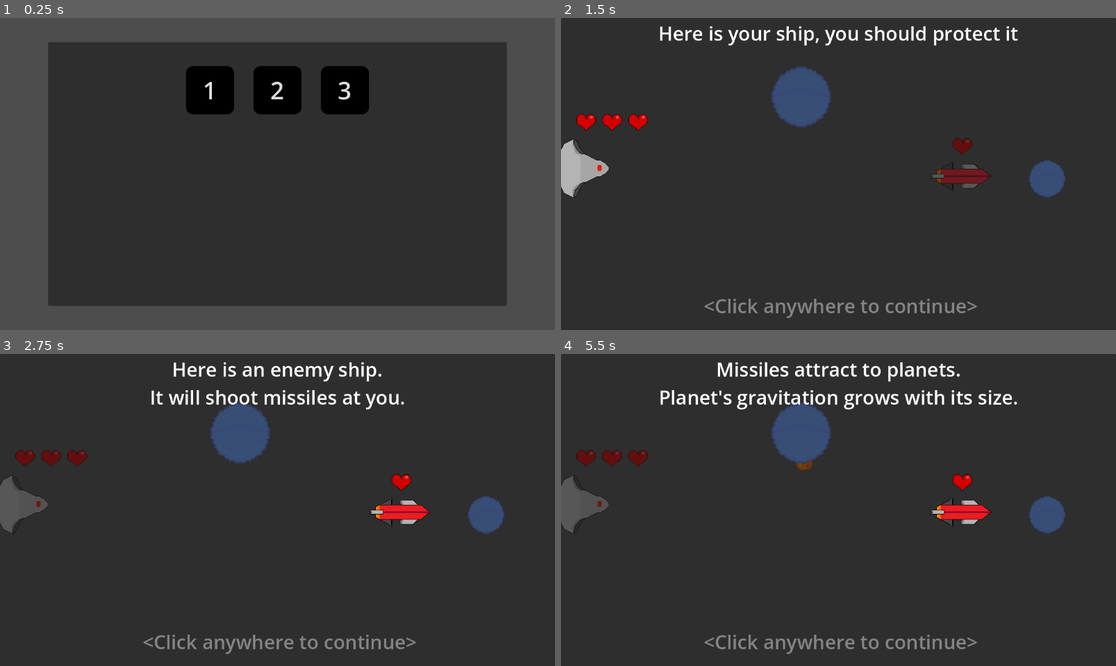
Above: before the commit, frames 1-4 (two rows, left to right).
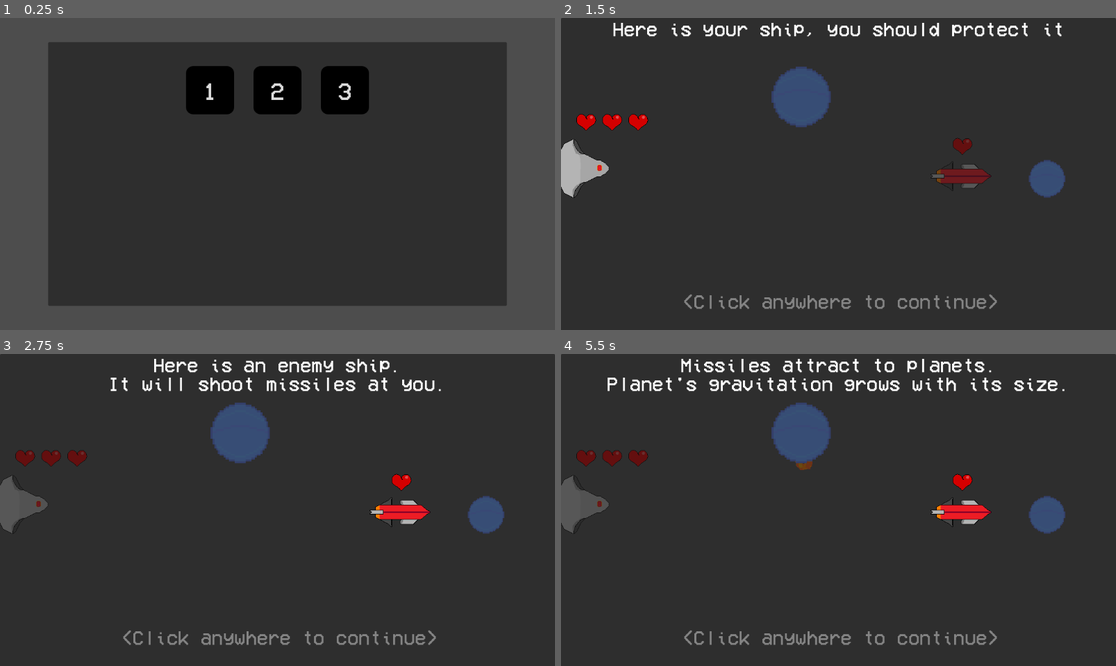
Above: after the commit, the same moments.

Repository: farkon00/GMTK2024
Game: Godot game, scene res://Main.tscn
Two runs of this game, one before a commit and one after it. Both use one fixed random seed, a clock stepped at 60 frames per second and the inputs below.
Inputs (mouse positions are in pixels of both pictures, inside the frame that each line leads up to):
- Up to frame 1 (0.25 s): no input
- Up to frame 2 (1.5 s): click "1" at 0.5 s; tap Enter at 1.25 s; move the mouse to (960, 158) at 1.27 s; click (960, 158) at 1.42 s
- Up to frame 3 (2.75 s): tap Enter at 2 s; move the mouse to (166, 525) at 2.02 s; click (166, 525) at 2.17 s
- Up to frame 4 (5.5 s): tap Enter at 2.75 s; move the mouse to (894, 441) at 2.77 s; click (894, 441) at 2.92 s; move the mouse to (810, 572) at 3.52 s; click (810, 572) at 3.67 s; move the mouse to (1005, 556) at 4.27 s; click (1005, 556) at 4.42 s; move the mouse to (672, 463) at 5.02 s; click (672, 463) at 5.17 s

The runs differ from the first frame. In frame 1, 0.2% of the frame differs, in the area x 36-64%, y 20-27%; in frame 2, 3.3%; in frame 3, 4.0%; in frame 4, 5.1%, in the area x 8-91%, y 1-97%.

Commit message:
Changed the font

Diff:
--- a/Levels/tutorial.tscn
+++ b/Levels/tutorial.tscn
@@ -1,9 +1,10 @@
-[gd_scene load_steps=5 format=3 uid="uid://bkclfsio7no2j"]
+[gd_scene load_steps=6 format=3 uid="uid://bkclfsio7no2j"]
 
 [ext_resource type="PackedScene" uid="uid://c3y6cnuxa8eli" path="res://Nodes/player.tscn" id="1_c4abv"]
 [ext_resource type="PackedScene" uid="uid://bsbnxtfkejl3e" path="res://Nodes/planet.tscn" id="2_3qd17"]
 [ext_resource type="PackedScene" uid="uid://dfc3dbdyunhqd" path="res://Nodes/enemy_ship.tscn" id="3_dicn1"]
 [ext_resource type="Script" path="res://Scripts/TutorialManager.gd" id="4_kea3s"]
+[ext_resource type="Theme" uid="uid://b7s4pdn6omblw" path="res://Themes/TutorialLabel.tres" id="5_nsmdf"]
 
 [node name="Level" type="Node2D"]
 metadata/level_id = 0
@@ -49,6 +50,7 @@
 offset_top = -37.362
 offset_right = 1029.98
 offset_bottom = 179.638
+theme = ExtResource("5_nsmdf")
 theme_override_font_sizes/font_size = 40
 text = "Welcome to <game name>
 Let's show you around here"
@@ -67,6 +69,7 @@
 offset_top = -36.362
 offset_right = 1019.98
 offset_bottom = 131.638
+theme = ExtResource("5_nsmdf")
 theme_override_font_sizes/font_size = 40
 text = "Here is your ship, you should protect it"
 horizontal_alignment = 1
@@ -84,6 +87,7 @@
 offset_top = -36.362
 offset_right = 1019.98
 offset_bottom = 131.638
+theme = ExtResource("5_nsmdf")
 theme_override_font_sizes/font_size = 40
 text = "Here is an enemy ship.
 It will shoot missiles at you."
@@ -102,6 +106,7 @@
 offset_top = -36.362
 offset_right = 1019.98
 offset_bottom = 131.638
+theme = ExtResource("5_nsmdf")
 theme_override_font_sizes/font_size = 40
 text = "Missiles attract to planets.
 Planet's gravitation grows with its size."
@@ -120,6 +125,7 @@
 offset_top = -36.362
 offset_right = 1019.98
 offset_bottom = 131.638
+theme = ExtResource("5_nsmdf")
 theme_override_font_sizes/font_size = 40
 text = "Here is one of the planets.
 Hold left mouse button to make it bigger."
@@ -138,6 +144,7 @@
 offset_top = -36.362
 offset_right = 1019.98
 offset_bottom = 131.638
+theme = ExtResource("5_nsmdf")
 theme_override_font_sizes/font_size = 40
 text = "Now hold right mouse button.
 This makes planet smaller."
@@ -156,6 +163,7 @@
 offset_top = -36.362
 offset_right = 1019.98
 offset_bottom = 131.638
+theme = ExtResource("5_nsmdf")
 theme_override_font_sizes/font_size = 40
 text = "These are all the basics, good luck."
 horizontal_alignment = 1
@@ -172,6 +180,7 @@
 offset_top = 529.638
 offset_right = 1029.98
 offset_bottom = 610.638
+theme = ExtResource("5_nsmdf")
 theme_override_colors/font_color = Color(0.522724, 0.522724, 0.522724, 1)
 theme_override_font_sizes/font_size = 40
 text = "<Click anywhere to continue>"
--- a/Themes/LevelSelectScreen.tres
+++ b/Themes/LevelSelectScreen.tres
@@ -1,4 +1,6 @@
-[gd_resource type="Theme" load_steps=4 format=3 uid="uid://cvftj2ibeautp"]
+[gd_resource type="Theme" load_steps=5 format=3 uid="uid://cvftj2ibeautp"]
+
+[ext_resource type="FontFile" uid="uid://cjrm3yts0o36t" path="res://Textures/DefaultFont.ttf" id="1_o52vl"]
 
 [sub_resource type="StyleBoxFlat" id="StyleBoxFlat_dprx0"]
 bg_color = Color(0.152941, 0.152941, 0.152941, 1)
@@ -26,6 +28,7 @@
 corner_radius_bottom_left = 15
 
 [resource]
+default_font = ExtResource("1_o52vl")
 default_font_size = 50
 Button/styles/focus = SubResource("StyleBoxFlat_dprx0")
 Button/styles/hover = SubResource("StyleBoxFlat_07nl8")
--- /dev/null
+++ b/Themes/TutorialLabel.tres
@@ -0,0 +1,7 @@
+[gd_resource type="Theme" load_steps=2 format=3 uid="uid://b7s4pdn6omblw"]
+
+[ext_resource type="FontFile" uid="uid://cjrm3yts0o36t" path="res://Textures/DefaultFont.ttf" id="1_cqn1q"]
+
+[resource]
+default_font = ExtResource("1_cqn1q")
+default_font_size = 40
Not shown: 1 places in Main.tscn that only renumber resources
Binary file added: Textures/DefaultFont.ttf
Not shown, added: Textures/DefaultFont.ttf.import
